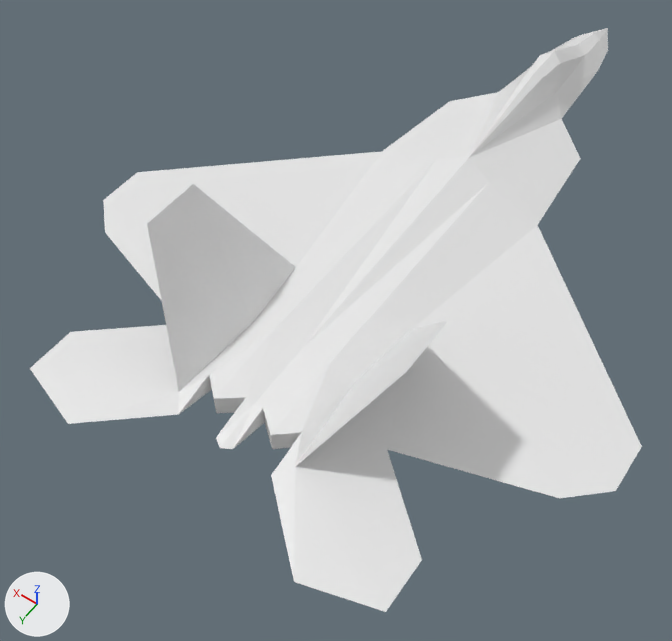
Before and after pictures for a commit that changed the FBX model jk_assets/pikuma/graphics/models.fbx.
The view is the same before and after, from a 50 mm lens placed at (-1.42, 2.67, 3.16), pointed at (0.1, 0.54, -0.18). Every picture has the same lights, and +X, +Y and +Z are marked at lower left.

The first picture shows 'F-22'.
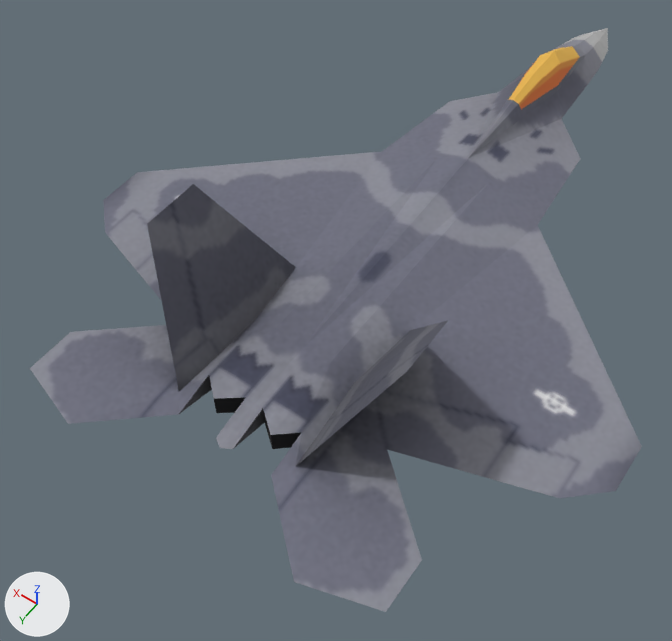
The newer file is also rescaled (x0.01) as a whole; pictures and numbers use the older file's frame.

What differs and where, as boxes (x1, y1, x2, y2) in the pictures (672 x 641 px):
'F-22', surface changed (white to grey): (30, 28, 642, 612) in both

The change, as a list of edits to the scene's bpy script:
```text
Add img_f22_bmp:
    img_f22_bmp = load_image('f22.bmp', 'f22.bmp', 256, 256, 'sRGB')
Change mat_material_001:
    remove mat_material_001.base_color = (0.8, 0.8, 0.8)  # white #e7e7e7
    add mat_material_001.texture = img_f22_bmp
    mat_material_001.roughness: 0.5 -> 1.0
```
